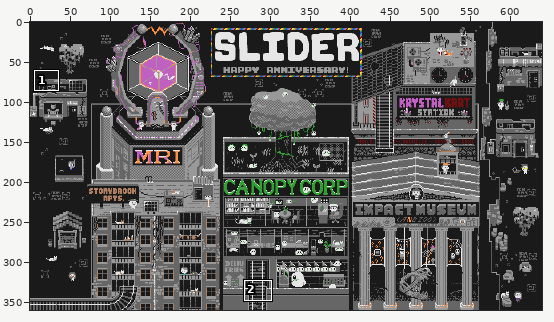
Pixel-art file: Slider/City.aseprite. Above: a wide view before the commit, with the close-up outlined.
Close-up. Before the edit:
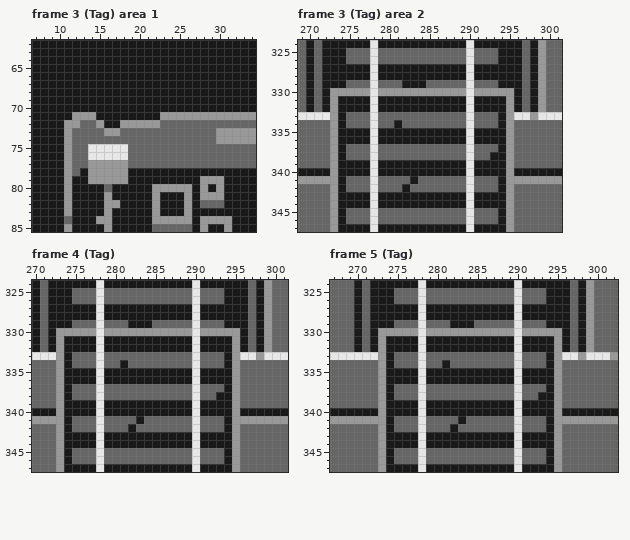
640x360 pixels, 18 frames. Colours within 5 levels of each other are drawn and written as one. Shown: frame 3 (Tag) area 1: x 7..34, y 62..85; frame 3 (Tag) area 2: x 269..301, y 324..347; frame 4 (Tag): x 270..301, y 324..347; frame 5 (Tag): x 267..302, y 324..347. The commit also changed other frames or places, which this record leaves out.
After the commit:
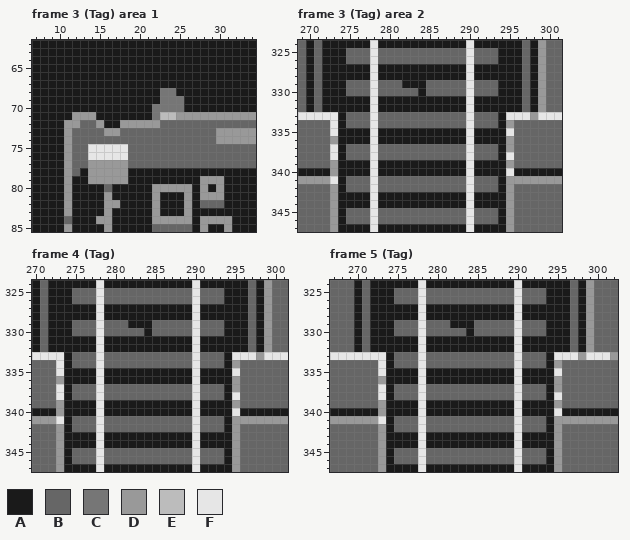
Palette (. is transparent): A #1a1a1a  B #666666  C #767676  D #999999  E #bcbcbc  F #e6e6e6
Edits made:
layer "Characters/Smoke" opacity 100% -> 45%
--- frame 3 (Tag) area 1, layer "Characters/Smoke"
@@ x 20..27 @@
 67 AAAAAAAA
-68 AAAAAAAA
-69 AAAAAAAA
-70 AAAAAAAA
-71 AAADDDDD
+68 AAACCAAA
+69 AAACCCAA
+70 AACCCCAA
+71 AACEEDDD
 72 DDDBBBBB
--- frame 3 (Tag) area 2, layer "Stationary Tracks/Main"
@@ x 269..301 @@
 329 BABAAABBBFBBBAAABBBBBFBBBAAABADBB
-330 BABADDDDDFDDDDDDDDDDDFDDDDDABADBB
-331 BABADAAAAFAAAAAAAAAAAFAAAADABADBB
-332 BABADAAAAFAAAAAAAAAAAFAAAADABADBB
-333 FFFFDABBBFBBBBBBBBBBBFBBBADFFDFFF
-334 BBBBDABBBFBBABBBBBBBBFBBBADBBBBBB
-335 BBBBDAAAAFAAAAAAAAAAAFAAAADBBBBBB
+330 BABAAABBBFBBBBBABBBBBFBBBAAABADBB
+331 BABAAAAAAFAAAAAAAAAAAFAAAAAABADBB
+332 BABAAAAAAFAAAAAAAAAAAFAAAAAABADBB
+333 FFFFFABBBFBBBBBBBBBBBFBBBAFFFDFFF
+334 BBBBFABBBFBBBBBBBBBBBFBBBADBBBBBB
+335 BBBBFAAAAFAAAAAAAAAAAFAAAAFBBBBBB
 336 BBBBDAAAAFAAAAAAAAAAAFAAAADBBBBBB
-337 BBBBDABBBFBBBBBBBBBBBFBBBADBBBBBB
-338 BBBBDABBBFBBBBBBBBBBBFBBAADBBBBBB
+337 BBBBFABBBFBBBBBBBBBBBFBBBADBBBBBB
+338 BBBBFABBBFBBBBBBBBBBBFBBBAFBBBBBB
 339 BBBBDAAAAFAAAAAAAAAAAFAAAADBBBBBB
-340 AAAADAAAAFAAAAAAAAAAAFAAAADAAAAAA
-341 DDDDDABBBFBBBBABBBBBBFBBBADDDDDDD
-342 BBBBDABBBFBBBABBBBBBBFBBBADBBBBBB
+340 AAAADAAAAFAAAAAAAAAAAFAAAAFAAAAAA
+341 DDDDFABBBFBBBBBBBBBBBFBBBADDDDDDD
+342 BBBBDABBBFBBBBBBBBBBBFBBBADBBBBBB
 343 BBBBDAAAAFAAAAAAAAAAAFAAAADBBBBBB
--- frame 4 (Tag), layer "Stationary Tracks/Main"
@@ x 270..301 @@
 329 ABAAABBBFBBBAAABBBBBFBBBAAABADBB
-330 ABADDDDDFDDDDDDDDDDDFDDDDDABADBB
-331 ABADAAAAFAAAAAAAAAAAFAAAADABADBB
-332 ABADAAAAFAAAAAAAAAAAFAAAADABADBB
-333 FFFDABBBFBBBBBBBBBBBFBBBADFFDFFF
-334 BBBDABBBFBBABBBBBBBBFBBBADBBBBBB
-335 BBBDAAAAFAAAAAAAAAAAFAAAADBBBBBB
+330 ABAAABBBFBBBBBABBBBBFBBBAAABADBB
+331 ABAAAAAAFAAAAAAAAAAAFAAAAAABADBB
+332 ABAAAAAAFAAAAAAAAAAAFAAAAAABADBB
+333 FFFFABBBFBBBBBBBBBBBFBBBAFFFDFFF
+334 BBBFABBBFBBBBBBBBBBBFBBBADBBBBBB
+335 BBBFAAAAFAAAAAAAAAAAFAAAAFBBBBBB
 336 BBBDAAAAFAAAAAAAAAAAFAAAADBBBBBB
-337 BBBDABBBFBBBBBBBBBBBFBBBADBBBBBB
-338 BBBDABBBFBBBBBBBBBBBFBBAADBBBBBB
+337 BBBFABBBFBBBBBBBBBBBFBBBADBBBBBB
+338 BBBFABBBFBBBBBBBBBBBFBBBAFBBBBBB
 339 BBBDAAAAFAAAAAAAAAAAFAAAADBBBBBB
-340 AAADAAAAFAAAAAAAAAAAFAAAADAAAAAA
-341 DDDDABBBFBBBBABBBBBBFBBBADDDDDDD
-342 BBBDABBBFBBBABBBBBBBFBBBADBBBBBB
+340 AAADAAAAFAAAAAAAAAAAFAAAAFAAAAAA
+341 DDDFABBBFBBBBBBBBBBBFBBBADDDDDDD
+342 BBBDABBBFBBBBBBBBBBBFBBBADBBBBBB
 343 BBBDAAAAFAAAAAAAAAAAFAAAADBBBBBB
--- frame 5 (Tag), layer "Stationary Tracks/Main"
@@ x 267..302 @@
 329 BBBABAAABBBFBBBAAABBBBBFBBBAAABADBBB
-330 BBBABADDDDDFDDDDDDDDDDDFDDDDDABADBBB
-331 BBBABADAAAAFAAAAAAAAAAAFAAAADABADBBB
-332 BBBABADAAAAFAAAAAAAAAAAFAAAADABADBBB
-333 FFFFFFDABBBFBBBBBBBBBBBFBBBADFFDFFFD
-334 BBBBBBDABBBFBBABBBBBBBBFBBBADBBBBBBB
-335 BBBBBBDAAAAFAAAAAAAAAAAFAAAADBBBBBBB
+330 BBBABAAABBBFBBBBBABBBBBFBBBAAABADBBB
+331 BBBABAAAAAAFAAAAAAAAAAAFAAAAAABADBBB
+332 BBBABAAAAAAFAAAAAAAAAAAFAAAAAABADBBB
+333 FFFFFFFABBBFBBBBBBBBBBBFBBBAFFFDFFFD
+334 BBBBBBFABBBFBBBBBBBBBBBFBBBADBBBBBBB
+335 BBBBBBFAAAAFAAAAAAAAAAAFAAAAFBBBBBBB
 336 BBBBBBDAAAAFAAAAAAAAAAAFAAAADBBBBBBB
-337 BBBBBBDABBBFBBBBBBBBBBBFBBBADBBBBBBB
-338 BBBBBBDABBBFBBBBBBBBBBBFBBAADBBBBBBB
+337 BBBBBBFABBBFBBBBBBBBBBBFBBBADBBBBBBB
+338 BBBBBBFABBBFBBBBBBBBBBBFBBBAFBBBBBBB
 339 BBBBBBDAAAAFAAAAAAAAAAAFAAAADBBBBBBB
-340 AAAAAADAAAAFAAAAAAAAAAAFAAAADAAAAAAA
-341 DDDDDDDABBBFBBBBABBBBBBFBBBADDDDDDDD
-342 BBBBBBDABBBFBBBABBBBBBBFBBBADBBBBBBB
+340 AAAAAADAAAAFAAAAAAAAAAAFAAAAFAAAAAAA
+341 DDDDDDFABBBFBBBBBBBBBBBFBBBADDDDDDDD
+342 BBBBBBDABBBFBBBBBBBBBBBFBBBADBBBBBBB
 343 BBBBBBDAAAAFAAAAAAAAAAAFAAAADBBBBBBB
Changed places in both close-ups, as pixel boxes (x1, y1, x2, y2):
changed: (152, 88, 184, 120)
changed: (330, 88, 514, 192)
changed: (56, 328, 240, 432)
changed: (378, 328, 562, 432)
